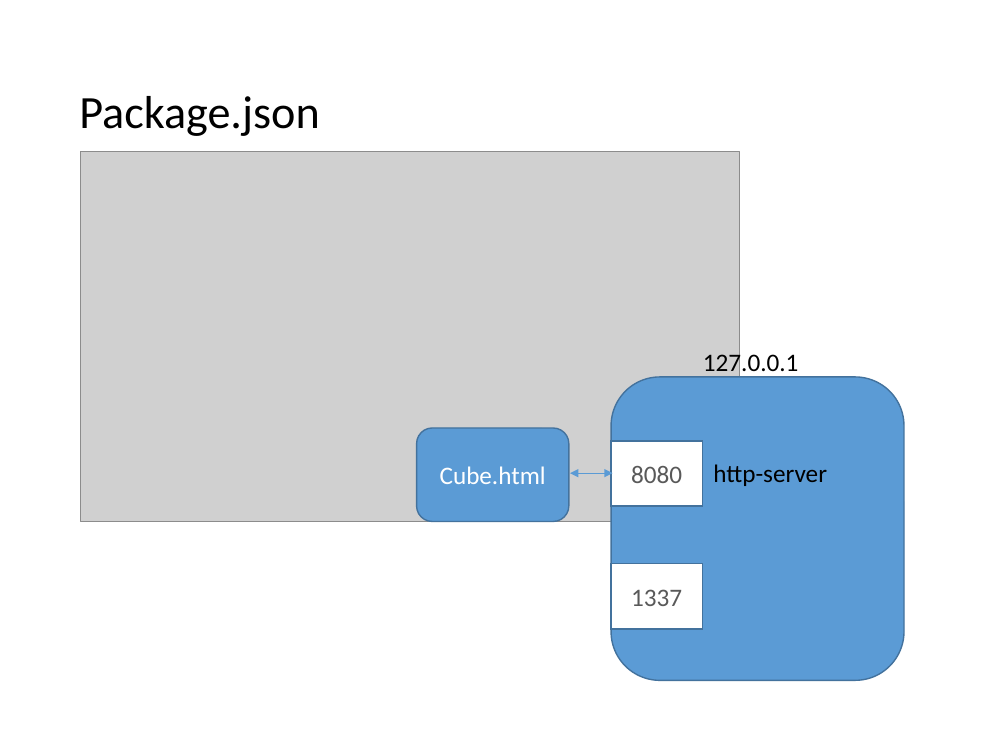
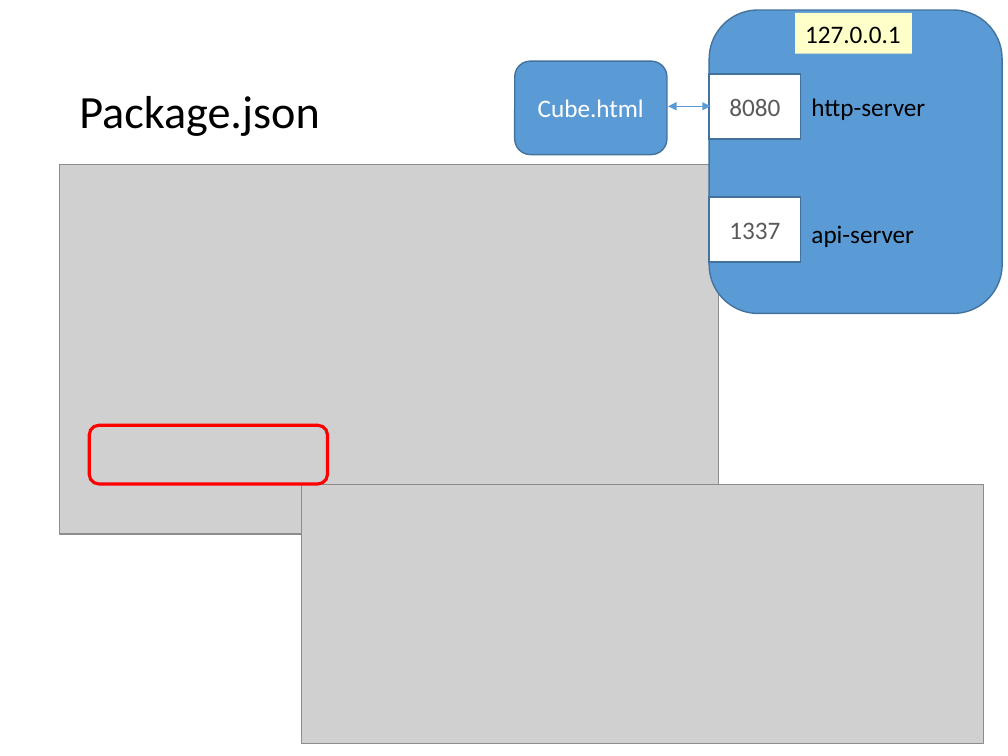
Before and after one commit to jyunming-chen/node-study, a slide deck: slide 14 of study.pptx (slide 10 before the commit). Drawn at 1008x756 pixels with LibreOffice and Linux fonts; fonts in the diff are those of the drawing; grey boxes stand for pictures. Boxes give left, top, right and bottom in pixels: in the first picture for what was removed or moved away, otherwise in the second. Text is boxed around its words. In the diff, an @@ line names an element or a change of style, - is before the commit and + after.

```diff
--- a/study.pptx
+++ b/study.pptx
@@ 2 rounded rectangles, 2 rectangles: place and size @@
-2 rounded rectangles, 2 rectangles at (416,377,904,680)
+2 rounded rectangles, 2 rectangles at (515,10,1003,313)
@@ rectangle "127.0.0.1": place and size @@
-rectangle "127.0.0.1" at (703,350,799,377)
+rectangle "127.0.0.1" at (795,13,912,53)
@@ rectangle "127.0.0.1" at (795,13,912,53): fill none to #FFFFC9 @@
@@ text "http-server": place and size @@
-text "http-server" at (713,464,827,486)
+text "http-server" at (811,98,925,120)
@@ double arrow moved from (571, 473) - (613, 473) to (668, 106) - (711, 106) @@
@@ picture: place and size @@
-picture at (81,152,740,522)
+picture at (59,164,719,534)
@@ text added at (811,225,914,247), 18 pt, text #000000 @@
+api-server
@@ rounded rectangle added at (90,425,328,484), outline #FF0000 2.25 pt @@
@@ picture added at (301,484,983,743) @@
```
Also in this commit, not shown: 5 other slides changed, 22 slides added, 1 slide removed, 29 other files.
